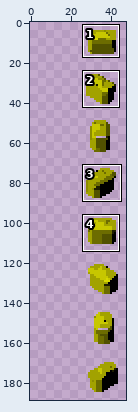
Sprite sheet -- graphics/chars/bodies/mech/upper_idle_24x24.png. The picture above shows the old version from afar; the outline marks the close-up.
Close-up. Earlier state:
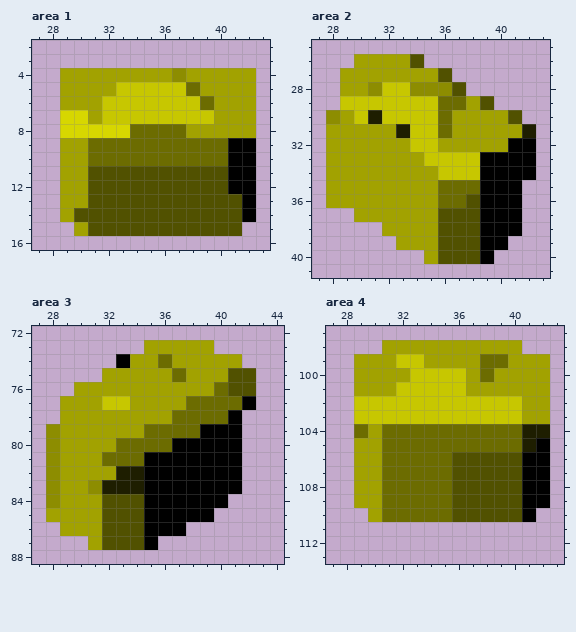
The file is 24x192 pixels. Colours within 5 levels of each other are drawn and written as one. Shown: area 1: x 27..43, y 2..16; area 2: x 27..43, y 25..41; area 3: x 27..44, y 72..88; area 4: x 27..43, y 97..113. The old version is drawn lined up with the new one, on the new canvas. The wide view leaves out empty margins. The commit also changed other parts of the picture, which this record leaves out.
The same view after the edit:
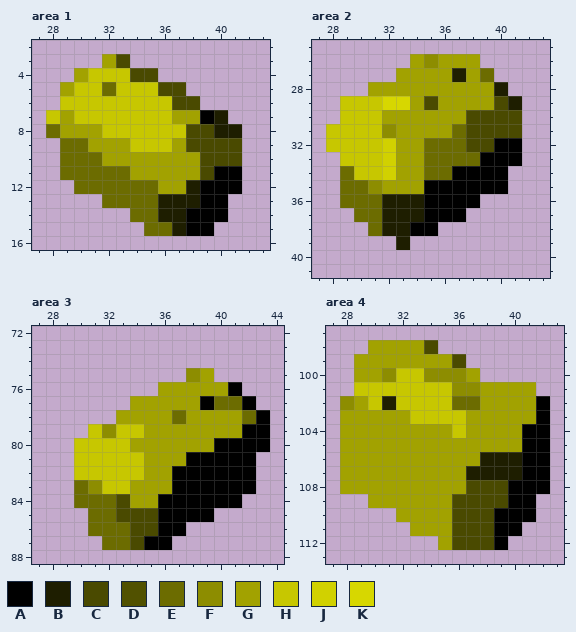
Palette (. is transparent): A #000000  B #1e1e00  C #4a4a00  D #515100  E #6c6c00  F #8d8d00  G #a2a200  H #c7c700  J #d1d100  K #d7d700
What changed:
canvas 24x192 -> 48x192, the old top-left corner now at 24,0
Changed rows in their new state; - is an unchanged pixel.
Area 1:
first column x 28:
 3 ----GC---------
 4 -.-HHHCC.......
 5 --HHE---CC.....
 6 -HHH-----CC....
 7 HGHH-----GGAB..
 8 EGGGHHHHHHCCBB.
 9 -EEGGGHHHGCCCC.
10 -EE-GGGGGGGCCC.
11 -EEEEEGGGGGCA-.
12 -.EEEEEEGGBAA-.
13 -...EEEEBBBAA..
14 -.....EEBBAAA..
15 --.....EEBAA..-
Area 2:
first column x 28:
26 --....GFGGG----
27 -....---GBGE---
28 -..GGGGGGGGGB--
29 ----KKGCGG-GCB-
30 .H-HGGGGG-CCCC-
31 HHHHFGGGGECCCC.
32 HHHHJ-GEEECCA-.
33 .HHHJ--EEEE---.
34 .EHHJ--EEAA--..
35 .EEF---AAAA--.-
36 .EEEBBBAAAA...-
37 --EEBBBAAA....-
38 ---EBBAA......-
39 -----B.......--
40 -------.....---
Area 3:
first column x 28:
73 -------.....----
74 -----.........--
75 ----......F-...-
76 --......----GA.-
77 -.....----GA----
78 -....-----GGGGEA
79 ...HFHHGGGGGGGAA
80 ..HHHHGGGGGG--AA
81 ..HHHHHGGG----A-
82 ..HHHHHGG-----A-
83 ..E-HHGGG-----A-
84 ..EEECGG-----A--
85 ...EECCC--------
86 -..EEECC--------
87 ---.EEC-A-------
Area 4:
first column x 28:
 98 --G---C......--
 99 ----GG--C......
100 ---FH-FFF-.....
101 -HHH----FF----.
102 FG-B----EEGGG-A
103 GGGGG----GGGG-A
104 GG-GGGGGHGGGGAA
105 G--GGGGGGGGGGA-
106 G--GGGGGGGBBB--
107 G--GGGGGGBBBB--
108 G--GGGGGGCCCA--
109 -.-GGGGGCCCCA-.
110 --..GGGGCCCAA--
111 -----GGGCCCAA--
112 -------GCCCA---
Boxes around the changes in both close-ups, in picture pixels (x1, y1, x2, y2):
changed: (46, 54, 256, 236)
changed: (326, 54, 536, 264)
changed: (46, 340, 270, 550)
changed: (340, 340, 550, 550)
